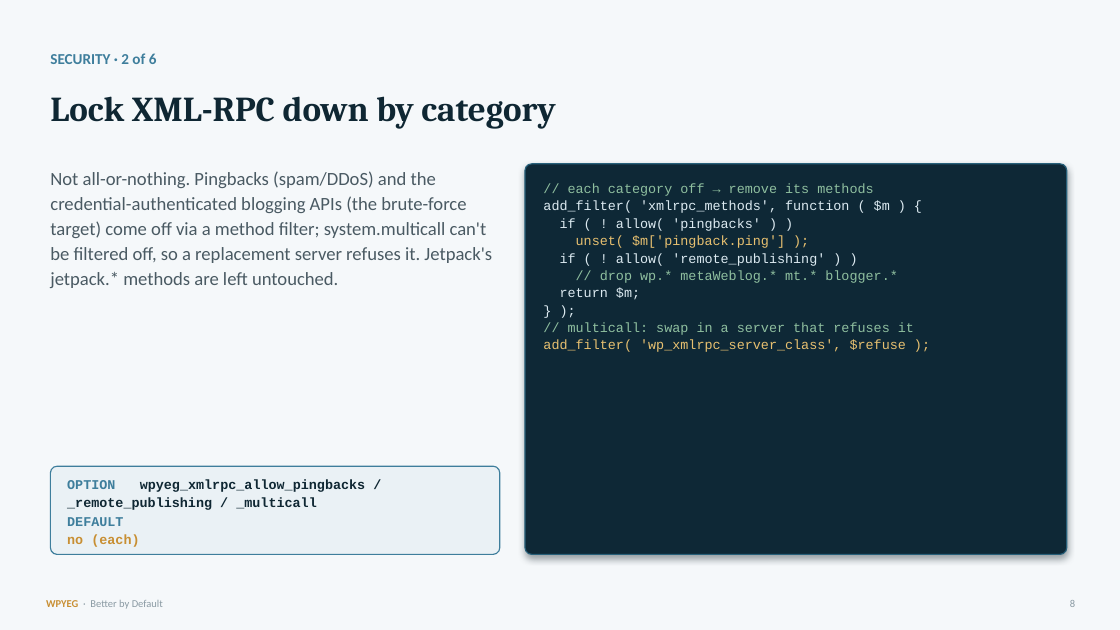
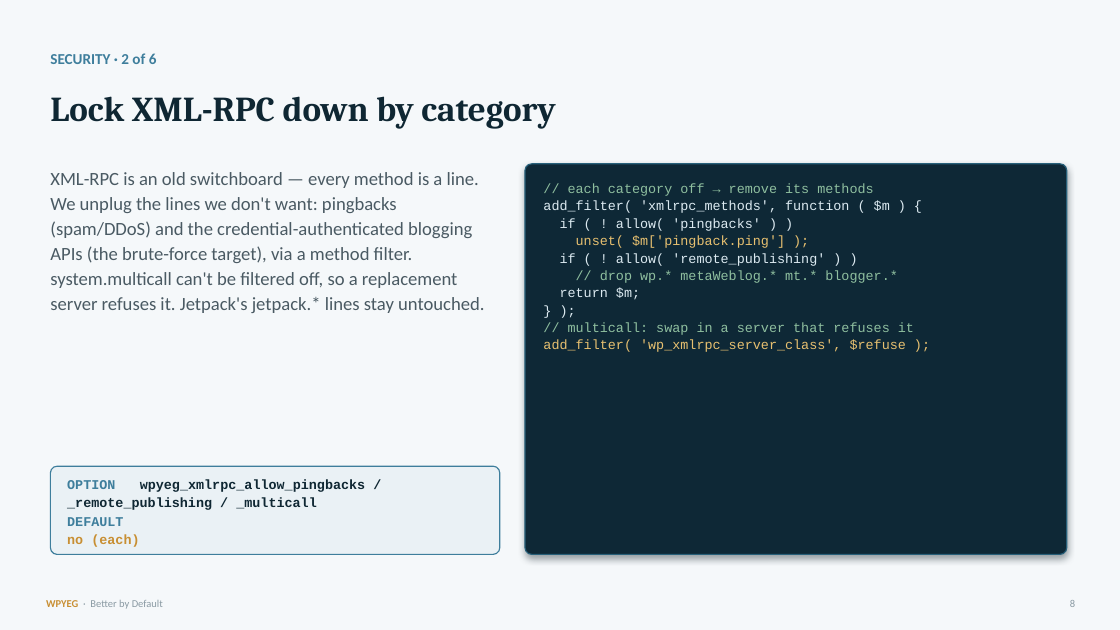
Before and after one commit to WPYEG/Better-by-Default, a slide deck: slide 8 of workshop/Better-by-Default.pptx. Drawn at 1120x630 pixels with LibreOffice and Linux fonts; fonts in the diff are those of the drawing. Boxes give left, top, right and bottom in pixels: in the first picture for what was removed or moved away, otherwise in the second. Text is boxed around its words. In the diff, an @@ line names an element or a change of style, - is before the commit and + after.

```diff
--- a/workshop/Better-by-Default.pptx
+++ b/workshop/Better-by-Default.pptx
@@ text at (x1=50, y1=172, x2=484, y2=313): text changed @@
-Not all-or-nothing. Pingbacks (spam/DDoS) and the credential-authenticated blogging APIs (the brute-force target) come off via a method filter; system.multicall can't be filtered off, so a replacement server refuses it. Jetpack's jetpack.* methods are left untouched.
+XML-RPC is an old switchboard — every method is a line. We unplug the lines we don't want: pingbacks (spam/DDoS) and the credential-authenticated blogging APIs (the brute-force target), via a method filter. system.multicall can't be filtered off, so a replacement server refuses it. Jetpack's jetpack.* lines stay untouched.
```
Also in this commit, not shown: 4 other slides changed, 3 other files.
